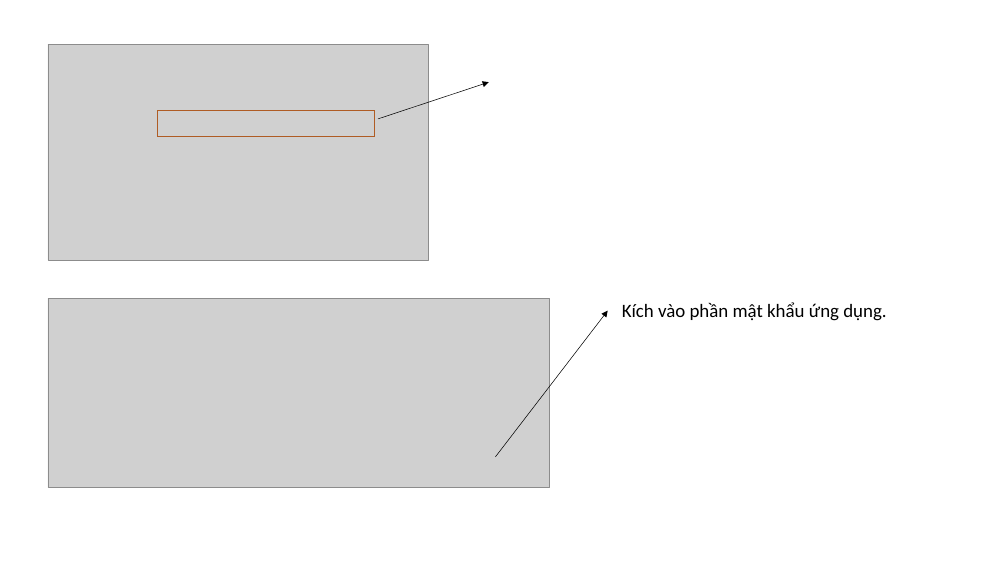
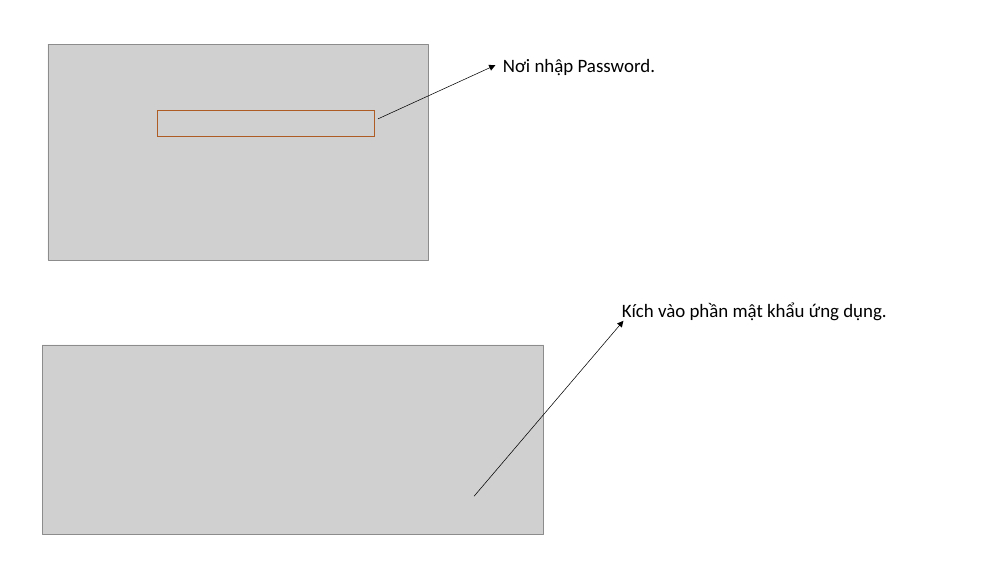
Before and after one commit to DangVanDoan05/TAILIEUWORDPRESS14-12-2024, a slide deck: slide 26 of Cấu hình Mail thông báo đơn hàng, trang liên hệ.pptx. Drawn at 1008x567 pixels with LibreOffice and Linux fonts; fonts in the diff are those of the drawing; grey boxes stand for pictures. Boxes give left, top, right and bottom in pixels: in the first picture for what was removed or moved away, otherwise in the second. Text is boxed around its words. In the diff, an @@ line names an element or a change of style, - is before the commit and + after.

```diff
--- a/Cấu hình Mail thông báo đơn hàng, trang liên hệ.pptx
+++ b/Cấu hình Mail thông báo đơn hàng, trang liên hệ.pptx
@@ text added at [503, 59, 655, 75], 18 pt, text #000000 @@
+Nơi nhập Password.
@@ arrow moved from (378, 119) - (489, 82) to (378, 119) - (495, 65) @@
@@ arrow moved from (495, 457) - (608, 311) to (474, 496) - (624, 321) @@
@@ picture: place and size @@
-picture at [48, 298, 550, 488]
+picture at [42, 345, 544, 535]
```
Also in this commit, not shown: 3 other slides changed, 8 other files.
